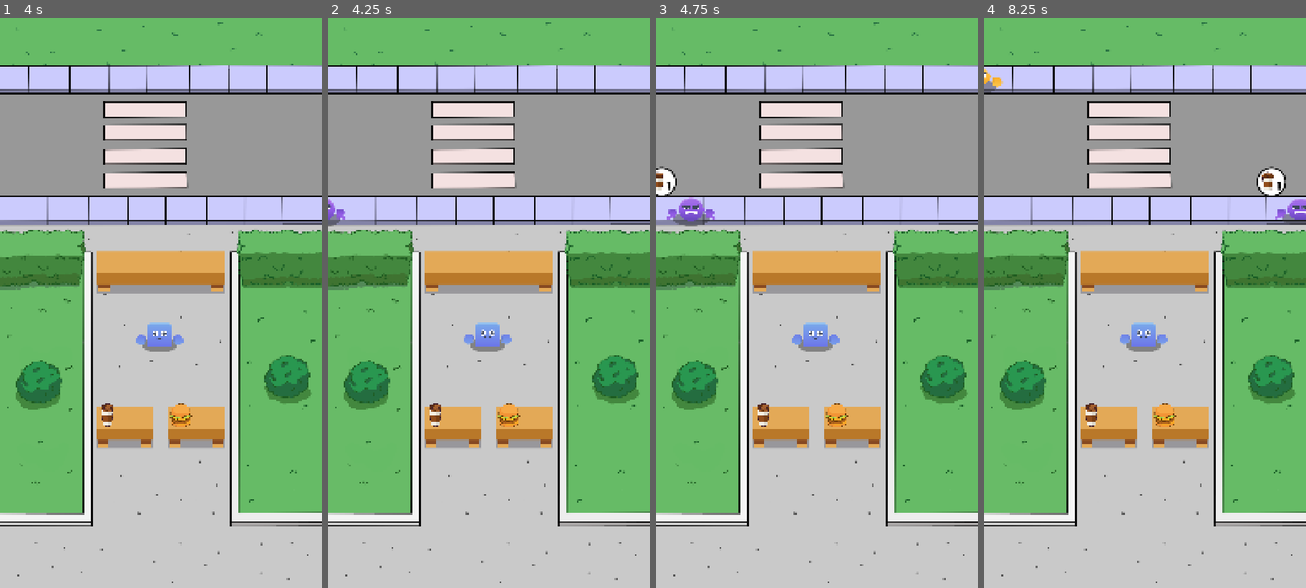
Above: before the commit, frames 1-4 (left to right).
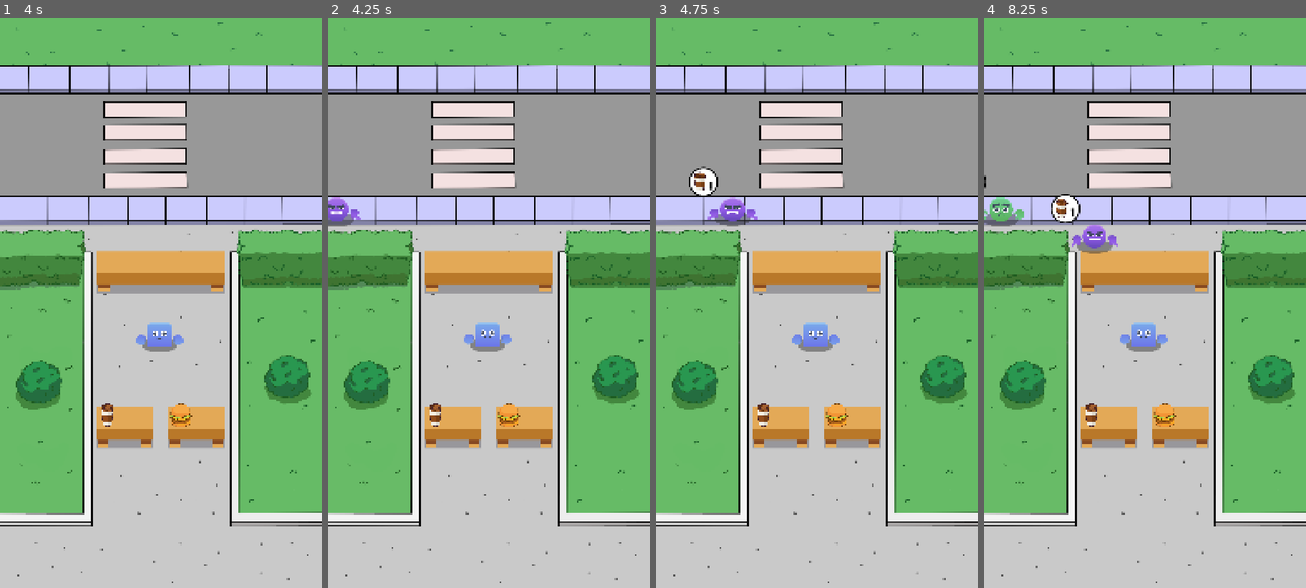
Above: after the commit, the same moments.

Repository: Khubayan/IdleFoodClone
Game: Godot game, scene res://Scenes/Game/game.tscn
Same seed, same stepped clock (60 frames per second), same inputs: the game is played once before the commit and once after it.
Inputs:
- Up to frame 1 (4 s): no input
- Up to frame 2 (4.25 s): no input
- Up to frame 3 (4.75 s): no input
- Up to frame 4 (8.25 s): no input

Frame 1 is identical in both runs. In frame 2, 0.3% of the frame differs, in the area x 0-11%, y 31-37%; in frame 3, 1.5%; in frame 4, 2.1%, in the area x 0-100%, y 8-42%.

Commit message:
Move Customer to Counter

Diff:
--- a/Scenes/Cashier/cashier.tscn
+++ b/Scenes/Cashier/cashier.tscn
@@ -131,9 +131,9 @@
 
 [sub_resource type="AnimationLibrary" id="AnimationLibrary_7o65c"]
 _data = {
-"RESET": SubResource("Animation_vf358"),
-"idle": SubResource("Animation_gq5xh"),
-"move": SubResource("Animation_td3o1")
+&"RESET": SubResource("Animation_vf358"),
+&"idle": SubResource("Animation_gq5xh"),
+&"move": SubResource("Animation_td3o1")
 }
 
 [node name="Cashier" type="Node2D"]
@@ -165,6 +165,6 @@
 
 [node name="AnimationPlayer" type="AnimationPlayer" parent="."]
 libraries = {
-"": SubResource("AnimationLibrary_7o65c")
+&"": SubResource("AnimationLibrary_7o65c")
 }
 autoplay = "idle"
--- a/Scenes/Game/game.tscn
+++ b/Scenes/Game/game.tscn
@@ -6,14 +6,15 @@
 [ext_resource type="Texture2D" uid="uid://ebghh2smc3bw" path="res://Idle Assets/Sprites/UI/Coffee.png" id="4_knuka"]
 [ext_resource type="Texture2D" uid="uid://b57t06keioc6l" path="res://Idle Assets/Sprites/UI/Burger.png" id="5_t00wc"]
 [ext_resource type="PackedScene" uid="uid://x5uk8rmn6ymp" path="res://Scenes/Cashier/cashier.tscn" id="6_w8pn2"]
-[ext_resource type="Script" path="res://Scripts/Managers/customer_manager.gd" id="7_i3dc2"]
-[ext_resource type="Script" path="res://Data/customerData.gd" id="8_8wcxh"]
+[ext_resource type="Script" uid="uid://bvgw0eb6tak7d" path="res://Scripts/Managers/customer_manager.gd" id="7_i3dc2"]
+[ext_resource type="Script" uid="uid://b8ty10ffue7j1" path="res://Data/customerData.gd" id="8_8wcxh"]
 [ext_resource type="Resource" uid="uid://c4020vwassd4w" path="res://Data/customer_green.tres" id="9_wpo4j"]
 [ext_resource type="Resource" uid="uid://cpj1engjpaiap" path="res://Data/customer_pink.tres" id="10_dx4yf"]
 [ext_resource type="Resource" uid="uid://bd6ht01jpuite" path="res://Data/customer_purple.tres" id="11_ue8fo"]
 [ext_resource type="Resource" uid="uid://djq26cg6r7hg5" path="res://Data/customer_red.tres" id="12_nh4tr"]
 [ext_resource type="Resource" uid="uid://njakp3dd3wgf" path="res://Data/customer_yellow.tres" id="13_lrvqn"]
 [ext_resource type="PackedScene" uid="uid://colf21unwtiiy" path="res://Scenes/Customer/customer.tscn" id="14_l270h"]
+[ext_resource type="Script" uid="uid://3o3sup6b5f6w" path="res://Scripts/Managers/counter_manager.gd" id="15_6hf6c"]
 
 [node name="Game" type="Node2D"]
 
@@ -65,4 +66,21 @@
 [node name="BottomSpawnPos" type="Marker2D" parent="CustomerManager"]
 position = Vector2(-86, 650)
 
+[node name="CounterManager" type="Node" parent="." node_paths=PackedStringArray("counter_positions")]
+unique_name_in_owner = true
+script = ExtResource("15_6hf6c")
+counter_positions = [NodePath("Pos_0"), NodePath("Pos_1"), NodePath("Pos_2"), NodePath("Pos_3")]
+
+[node name="Pos_0" type="Marker2D" parent="CounterManager"]
+position = Vector2(370, 740)
+
+[node name="Pos_1" type="Marker2D" parent="CounterManager"]
+position = Vector2(480, 740)
+
+[node name="Pos_2" type="Marker2D" parent="CounterManager"]
+position = Vector2(590, 740)
+
+[node name="Pos_3" type="Marker2D" parent="CounterManager"]
+position = Vector2(700, 740)
+
 [connection signal="timeout" from="CustomerManager/SpawnTimer" to="CustomerManager" method="_on_spawn_timer_timeout"]
--- a/Scripts/Customer/customer.gd
+++ b/Scripts/Customer/customer.gd
@@ -14,11 +14,23 @@
 var request_quantity: int
 var current_order_status: int
 
+var counter_pos: Vector2
+
 func init_customer(item: Item, quantity: int) -> void:
 	request_item = item
 	request_quantity = quantity
 	current_order_status = quantity
 	show_order_ui()
+
+func move_to_counter() -> void:
+	play_move_anim()
+	var tween :Tween = create_tween()
+	tween.tween_property(self, "position", Vector2(counter_pos.x, position.y), 1.0)
+	tween.tween_interval(0.2)
+	tween.tween_property(self, "position", counter_pos, 1.0)
+	tween.tween_interval(0.5)
+	tween.finished.connect(func(): anim_player.play("idle"))
+
 
 func set_sprites(data: CustomerData) -> void:
 	body.texture = data.body
--- /dev/null
+++ b/Scripts/Managers/counter_manager.gd
@@ -0,0 +1,28 @@
+extends Node
+class_name CounterManager
+
+@export var counter_positions: Array[Marker2D]
+
+var counter: Dictionary[int, Customer] = {
+	0: null,
+	1: null,
+	2: null,
+	3: null
+}
+
+
+func get_free_index() -> int:
+	for key in counter:
+		if counter[key] == null:
+			return key
+	return -1
+
+
+func assign_customer(customer: Customer) -> void:
+	var index: int = get_free_index()
+	if index == -1:
+		return
+
+	counter[index] = customer
+	var free_counter_pos: Vector2 = counter_positions[index].position
+	customer.counter_pos = free_counter_pos
--- a/Scripts/Managers/customer_manager.gd
+++ b/Scripts/Managers/customer_manager.gd
@@ -5,6 +5,7 @@
 @export var spawn_positions: Array[Marker2D]
 @export var customer_sprites: Array[CustomerData]
 @export var customer_scene: PackedScene
+@onready var counter_manager: CounterManager = %CounterManager
 
 
 
@@ -19,14 +20,20 @@
 	var random_item: Item = GameManager.get_random_item()
 	var random_quantity: int = randi_range(1, 3)
 	customer_instance.init_customer(random_item, random_quantity)
-	#Get random spawn position
-	var random_spawn_pos: Marker2D = spawn_positions.pick_random()
-	customer_instance.position = random_spawn_pos.position
-	customer_instance.play_move_anim()
-	#Move customer
-	var tween: Tween = create_tween()
-	tween.tween_property(customer_instance, "position", customer_instance.position + Vector2.RIGHT * 1350, 5.0)
-	tween.finished.connect(func(): customer_instance.queue_free())
+
+	if counter_manager.get_free_index() != -1:
+		customer_instance.position = spawn_positions[1].position
+		counter_manager.assign_customer(customer_instance)
+		customer_instance.move_to_counter()
+	else:
+		#Get random spawn position
+		var random_spawn_pos: Marker2D = spawn_positions.pick_random()
+		customer_instance.position = random_spawn_pos.position
+
+		#Move customer
+		var tween: Tween = create_tween()
+		tween.tween_property(customer_instance, "position", customer_instance.position + Vector2.RIGHT * 1350, 5.0)
+		tween.finished.connect(func(): customer_instance.queue_free())
 
 
 func _on_spawn_timer_timeout() -> void:
--- a/project.godot
+++ b/project.godot
@@ -12,7 +12,7 @@
 
 config/name="IdleFoodClone"
 run/main_scene="res://Scenes/Game/game.tscn"
-config/features=PackedStringArray("4.3", "Mobile")
+config/features=PackedStringArray("4.4", "Mobile")
 config/icon="res://icon.svg"
 
 [autoload]
Not shown, added: Data/customerData.gd.uid
Not shown: 1 places in Data/customer_green.tres that only renumber resources
Not shown: 1 places in Data/customer_pink.tres that only renumber resources
Not shown: 1 places in Data/customer_purple.tres that only renumber resources
Not shown: 1 places in Data/customer_red.tres that only renumber resources
Not shown: 1 places in Data/customer_yellow.tres that only renumber resources
Not shown, added: Data/item.gd.uid
Not shown: 1 places in Data/item_burger.tres that only renumber resources
Not shown: 1 places in Data/item_coffe.tres that only renumber resources
Not shown, changed: Idle Assets/Fonts/font_score.ttf.import
Not shown: 1 places in Scenes/Cashier/cashier.tscn that only renumber resources
Not shown: 1 places in Scenes/Customer/customer.tscn that only renumber resources
(and 6 more such lines)
